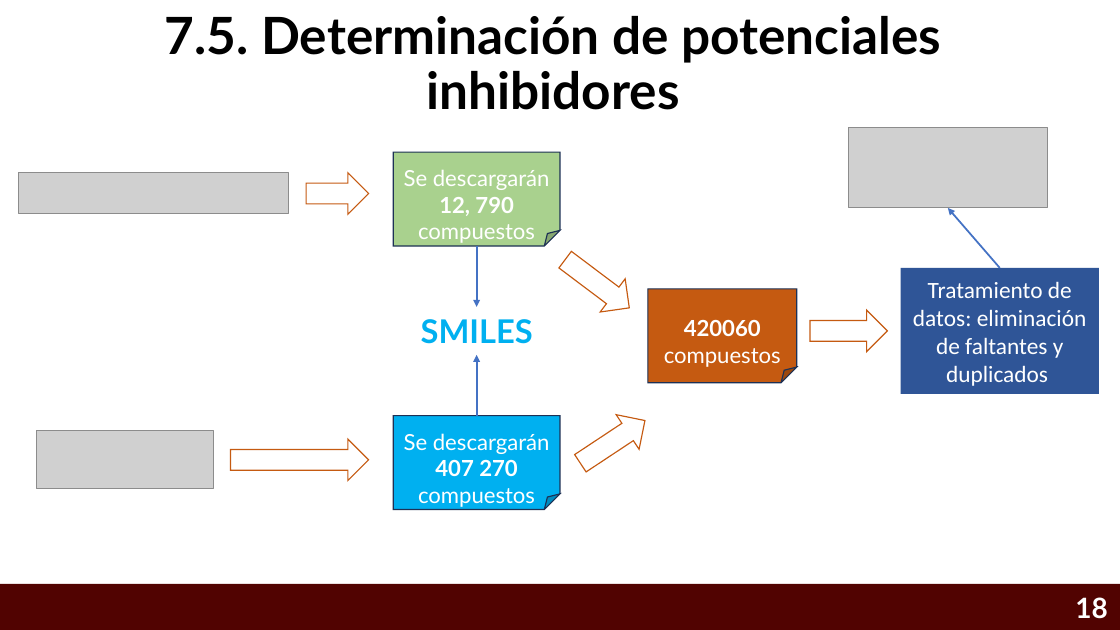
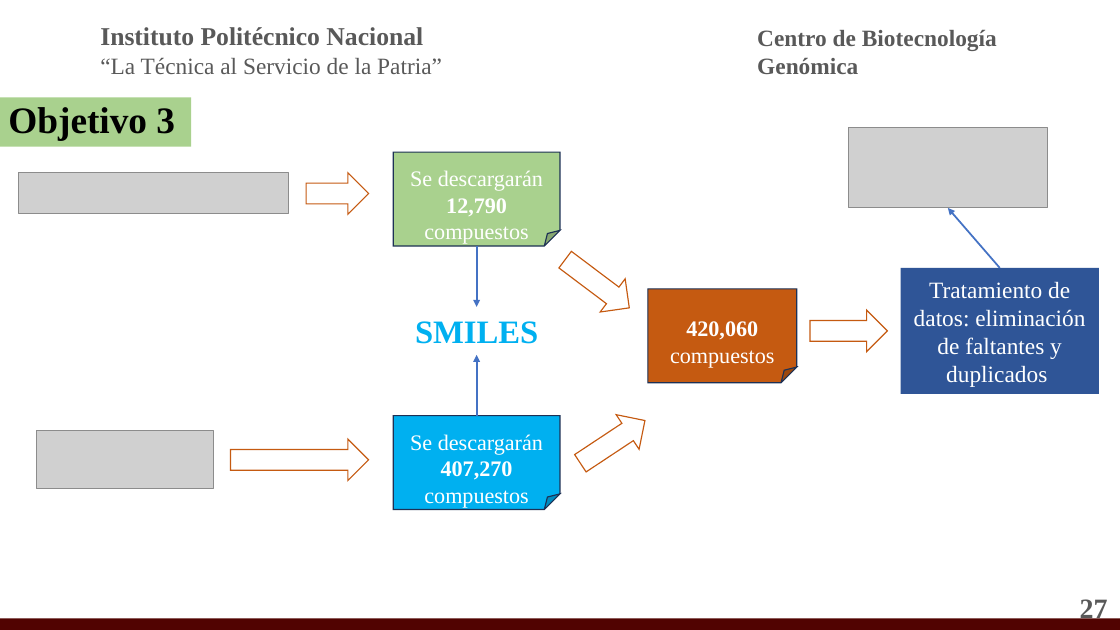
Before and after one commit to Eliud7720/Alzheimer---Anteproyecto, a slide deck: slide 27 of CRIBADO VIRTUAL INTELIGENTE PARA IDENTIFICAR INHIBIDORES MULTI-BLANCO ENFOCADOS AL TRATAMIENTO DE LA .pptx (slide 18 before the commit). Drawn at 1120x630 pixels with LibreOffice and Linux fonts; fonts in the diff are those of the drawing; grey boxes stand for pictures; background and template pictures are left out. Boxes give left, top, right and bottom in pixels: in the first picture for what was removed or moved away, otherwise in the second. Text is boxed around its words. In the diff, an @@ line names an element or a change of style, - is before the commit and + after.

```diff
--- a/CRIBADO VIRTUAL INTELIGENTE PARA IDENTIFICAR INHIBIDORES MULTI-BLANCO ENFOCADOS AL TRATAMIENTO DE LA .pptx
+++ b/CRIBADO VIRTUAL INTELIGENTE PARA IDENTIFICAR INHIBIDORES MULTI-BLANCO ENFOCADOS AL TRATAMIENTO DE LA .pptx
@@ text added at [100, 27, 442, 74], 20 pt, text #595959 @@
+Instituto Politécnico Nacional
+“La Técnica al Servicio de la Patria”
@@ title removed at [165, 16, 941, 110] @@
-7.5. Determinación de potenciales inhibidores
@@ text added at [757, 30, 997, 74], 20 pt, text #595959, bold @@
+Centro de Biotecnología Genómica
@@ rectangle added at [0, 97, 192, 147], fill #A9D18E, 32 pt, text #000000, bold @@
+Objetivo 3
@@ text in folded corner at [410, 170, 543, 244]: text changed; font Lato to Times New Roman @@
-Se descargarán 12, 790 compuestos
+Se descargarán 12,790 compuestos
@@ rectangle "Tratamiento de datos: eliminación de ..." at [901, 268, 1099, 394]: font Calibri to Times New Roman @@
@@ text "SMILES" at [415, 321, 538, 344]: font Lato to Times New Roman @@
@@ text in folded corner at [686, 321, 758, 339]: text changed; font Lato to Times New Roman @@
-420060
+420,060
@@ text in folded corner at [670, 350, 774, 368]: font Lato to Times New Roman in "compuestos" @@
@@ text in folded corner at [410, 434, 543, 480]: text changed; font Lato to Times New Roman @@
-Se descargarán 407 270
+Se descargarán 407,270
@@ text in folded corner at [424, 490, 528, 508]: font Lato to Times New Roman in "compuestos" @@
@@ page number at [1080, 599, 1108, 623]: text changed; font Lato to Times New Roman; text colour #FFFFFF to #595959 @@
-18
+27
@@ rectangle: place and size @@
-rectangle at [0, 584, 1120, 630]
+rectangle at [0, 618, 1120, 630]
```
Also in this commit, not shown: 19 other slides changed, 13 slides added, 2 slides removed, 2 other files.
